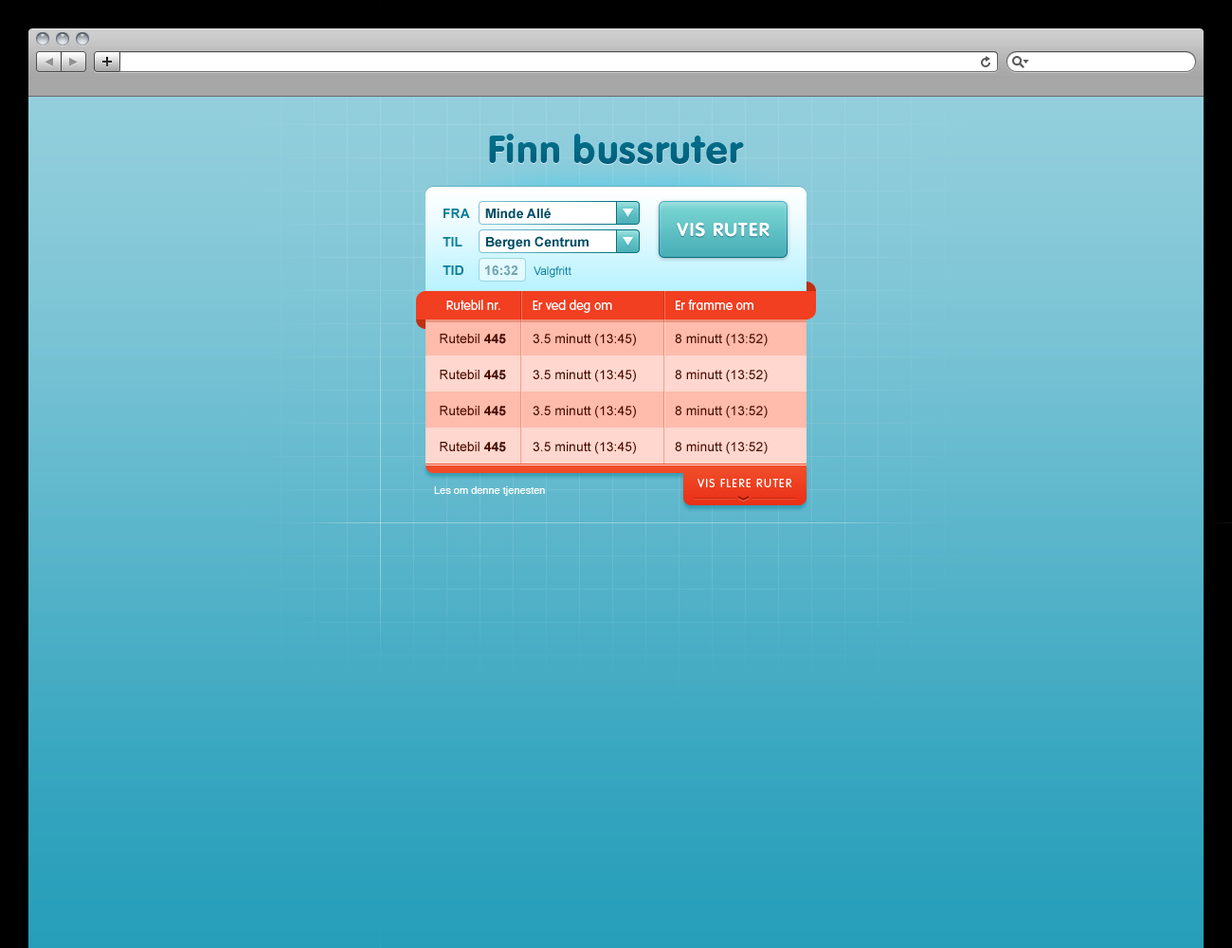
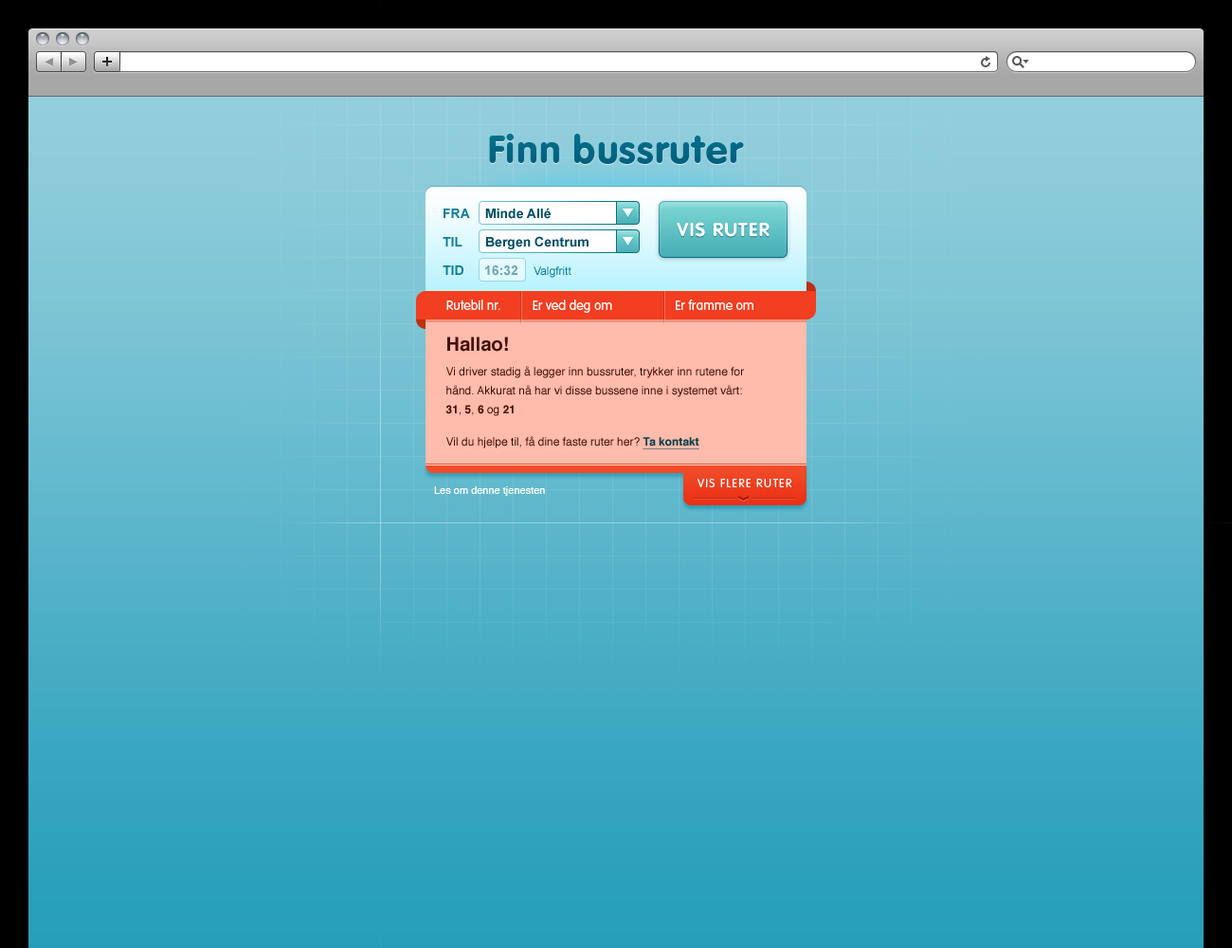
Two versions of the same layered image (1232 x 948). Layer-by-layer changes:
added group "Help" with 2 layers in group "Finn ruter" over [425, 323, 807, 464]
added layer "Hallao! Vi driver stadig å legger inn bussruter, trykker inn ru" in group "Help" over [445, 336, 744, 450]
added layer "Layer 23" in group "Help" over [425, 323, 807, 464]
